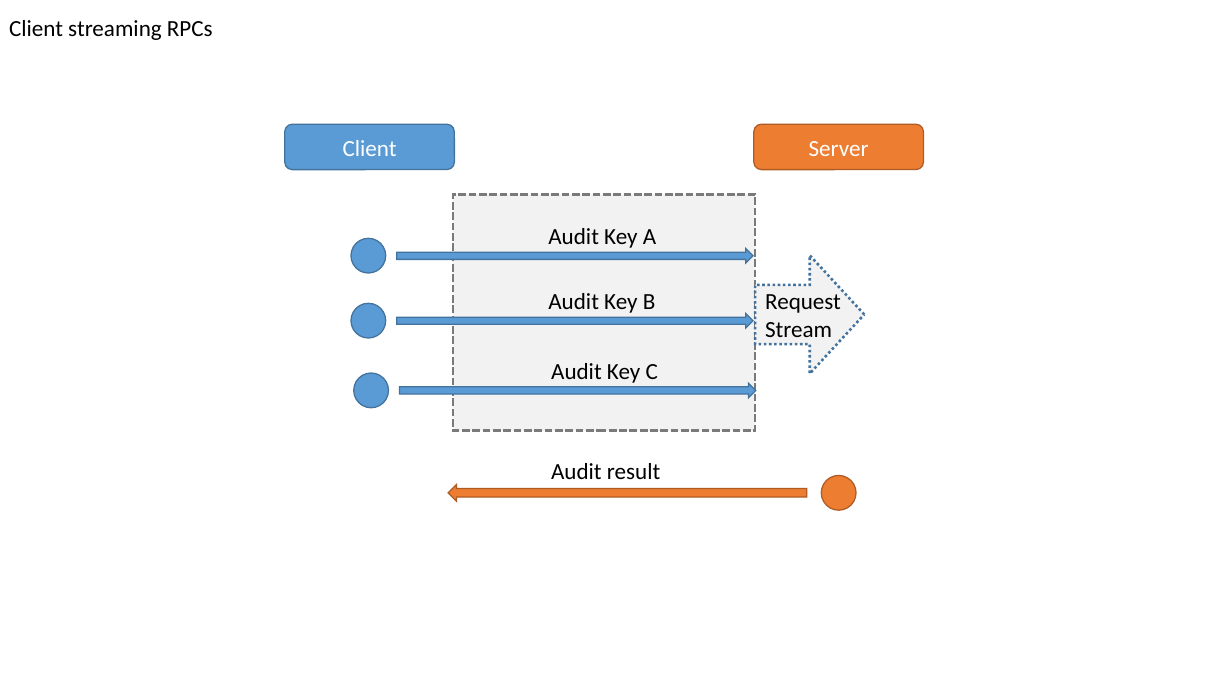
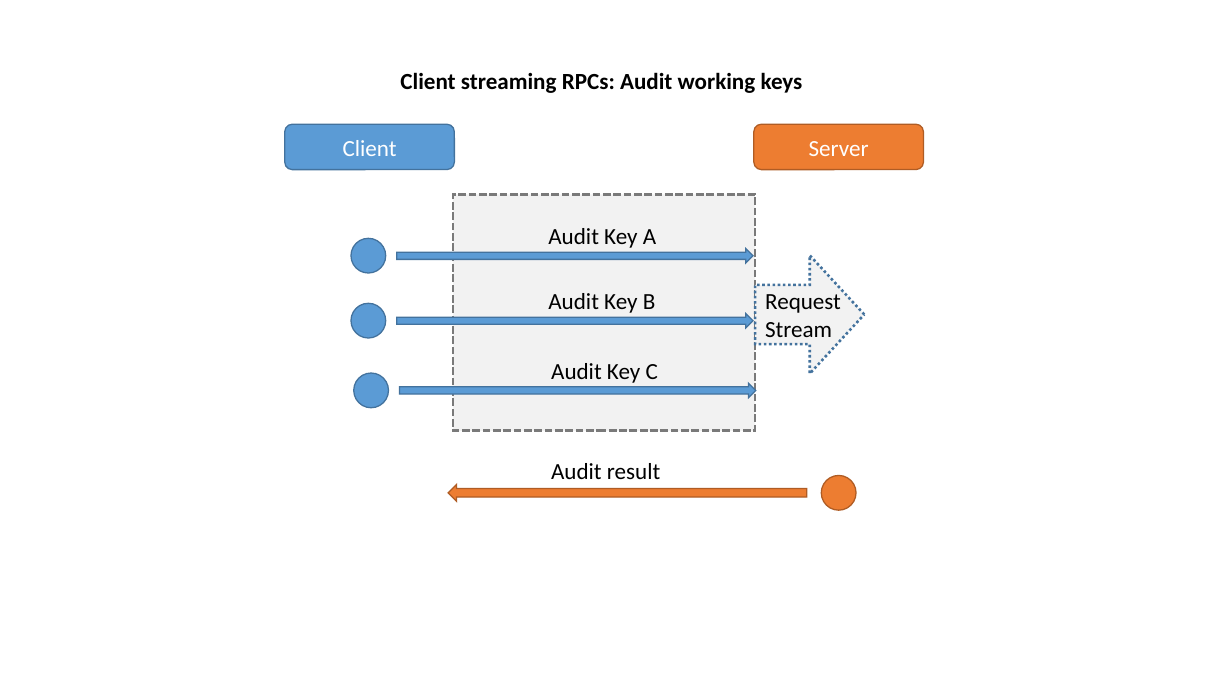
Before and after one commit to KarateJB/KMS.gRPC, a slide deck: slide 5 of doc/Architecture.pptx (slide 3 before the commit). Drawn at 1232x693 pixels with LibreOffice and Linux fonts; fonts in the diff are those of the drawing. Boxes give left, top, right and bottom in pixels: in the first picture for what was removed or moved away, otherwise in the second. Text is boxed around its words. In the diff, an @@ line names an element or a change of style, - is before the commit and + after.

```diff
--- a/doc/Architecture.pptx
+++ b/doc/Architecture.pptx
@@ text at bbox=[400, 72, 803, 93]: text changed; bold on @@
-Client streaming RPCs
+Client streaming RPCs: Audit working keys
```
Also in this commit, not shown: 4 other slides changed, 3 slides added, 6 other files.
